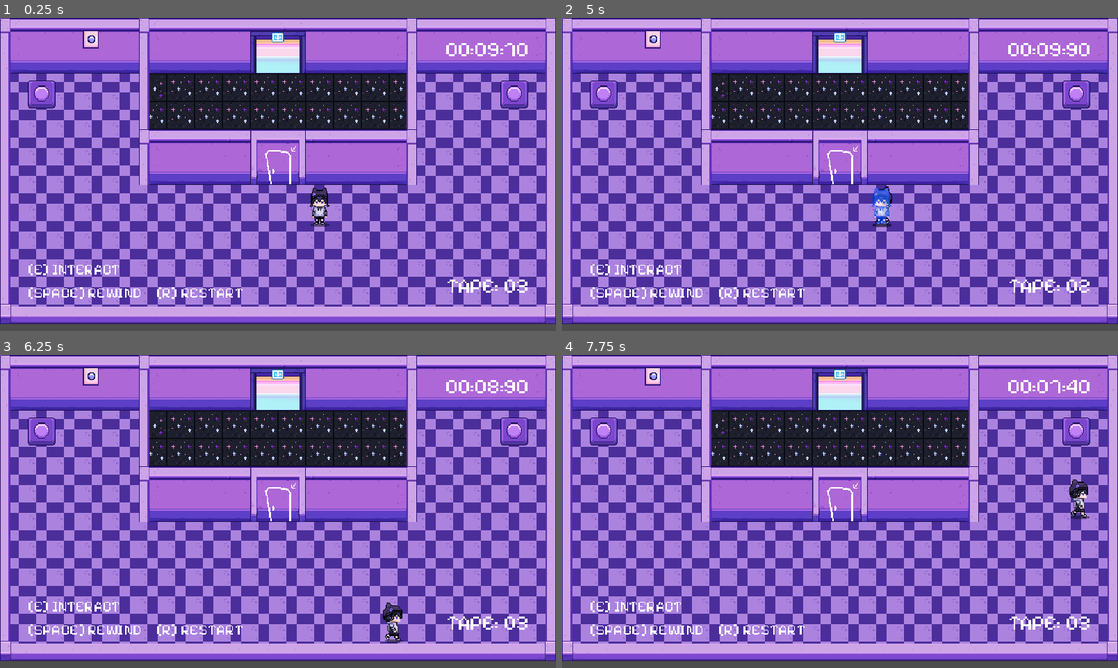
Above: before the commit, frames 1-4 (two rows, left to right).
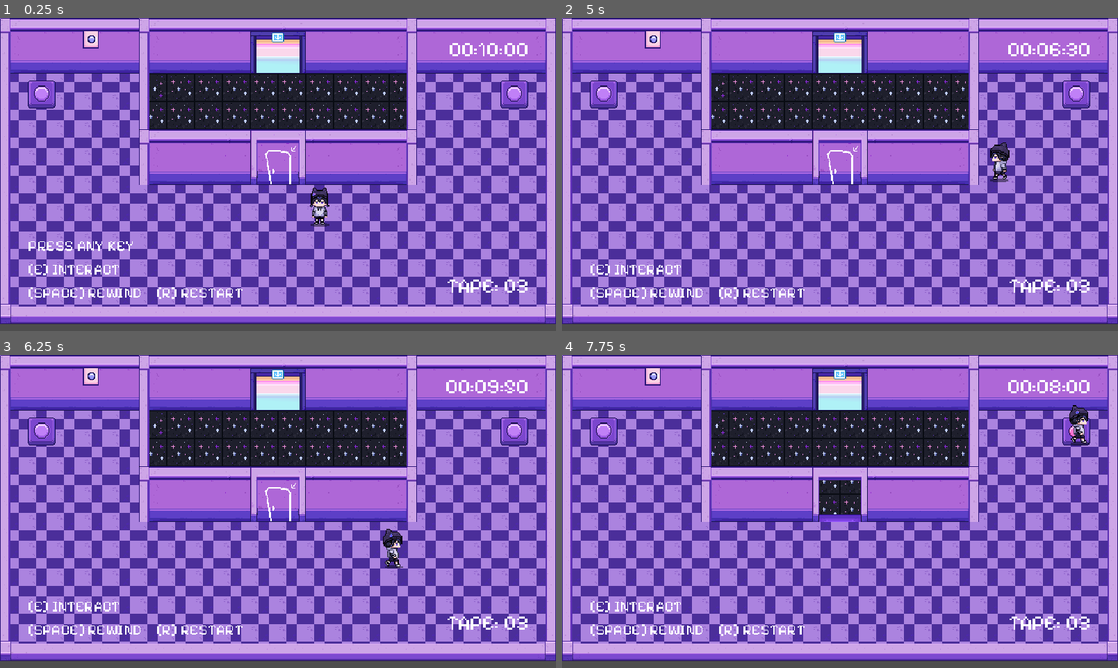
Above: after the commit, the same moments.

Repository: Akramion/jam
Game: Godot game, scene res://levels/test.tscn
Two runs of this game, one before a commit and one after it. Both use one fixed random seed, a clock stepped at 60 frames per second and the inputs below.
Inputs (mouse positions are in pixels of both pictures, inside the frame that each line leads up to):
- Up to frame 1 (0.25 s): no input
- Up to frame 2 (5 s): tap Enter at 0.5 s; move the mouse to (962, 158) at 0.52 s; hold D (move_right) 0.53-1.28 s; hold E (interact) 0.53-1.28 s; click (962, 158) at 0.67 s; move the mouse to (728, 190) at 1.27 s; hold S (move_down) 1.28-2.03 s; tap E (interact) at 1.35, 2.85, 4.35 s; click (728, 190) at 1.42 s; move the mouse to (895, 105) at 2.02 s; hold D (move_right) 2.03-2.78 s; hold E (interact) 2.03-2.78 s; click (895, 105) at 2.17 s; move the mouse to (812, 237) at 2.77 s; hold W (move_up) 2.78-3.53 s; click (812, 237) at 2.92 s; move the mouse to (1006, 221) at 3.52 s; hold E (interact) 3.53-4.28 s; hold A (move_left) from 3.53 s (still down); click (1006, 221) at 3.67 s; tap R (restart_level) at 4.15 s; move the mouse to (673, 127) at 4.27 s; click (673, 127) at 4.42 s; tap Space (restart_recording) at 4.9 s
- Up to frame 3 (6.25 s): move the mouse to (305, 511) at 5.02 s; release A (move_left) at 5.03 s; hold S (move_down) 5.03-5.78 s; hold E (interact) 5.03-5.78 s; click (305, 511) at 5.17 s; tap Enter at 5.75 s; move the mouse to (194, 433) at 5.77 s; hold D (move_right) from 5.78 s (still down); tap E (interact) at 5.85 s; click (194, 433) at 5.92 s
- Up to frame 4 (7.75 s): move the mouse to (962, 495) at 6.52 s; release D (move_right) at 6.53 s; hold W (move_up) 6.53-7.28 s; hold E (interact) 6.53-7.28 s; click (962, 495) at 6.67 s; move the mouse to (728, 527) at 7.27 s; hold D (move_right) from 7.28 s (still down); tap E (interact) at 7.35 s; click (728, 527) at 7.42 s

The runs differ from the first frame. In frame 1, 0.4% of the frame differs, in the area x 5-93%, y 8-75%; in frame 2, 0.7%; in frame 3, 0.6%; in frame 4, 1.6%, in the area x 46-95%, y 8-54%.

Commit message:
ui and start level

Diff:
--- a/misc/game_ui/game_ui.gd
+++ b/misc/game_ui/game_ui.gd
@@ -3,6 +3,7 @@
 
 @onready var timer_label: Label = %TimerLabel
 @onready var clones_label: Label = %ClonesLabel
+@onready var start_label: Label = %StartLabel
 @onready var hint_label: Label = %HintLabel
 @onready var restart_label: Label = %RestartLabel
 
@@ -20,8 +21,17 @@
 
 
 func set_clones(current: int, maximum: int) -> void:
-	var remaining: int = max(maximum - current, 0)
+	var remaining := maxi(maximum - current, 0)
 	clones_label.text = "TAPE: %02d" % remaining
+
+
+func show_start_hint() -> void:
+	start_label.text = "PRESS ANY KEY"
+	start_label.visible = true
+
+
+func hide_start_hint() -> void:
+	start_label.visible = false
 
 
 func set_hint(text: String) -> void:
--- a/misc/game_ui/game_ui.tscn
+++ b/misc/game_ui/game_ui.tscn
@@ -66,6 +66,10 @@
 [node name="VBoxContainer" type="VBoxContainer" parent="Root/LeftBottonMargin" unique_id=52679082]
 layout_mode = 2
 
+[node name="StartLabel" type="Label" parent="Root/LeftBottonMargin/VBoxContainer" unique_id=1860247905]
+unique_name_in_owner = true
+layout_mode = 2
+
 [node name="HintLabel" type="Label" parent="Root/LeftBottonMargin/VBoxContainer" unique_id=164672198]
 unique_name_in_owner = true
 layout_mode = 2
--- a/objects/timeline_manager/timeline_manager.gd
+++ b/objects/timeline_manager/timeline_manager.gd
@@ -12,7 +12,9 @@
 @export var next_level: PackedScene
 @export var transition_delay := 0.5
 
+var level_is_restarting := false
 var level_is_completed := false
+var is_waiting_for_start := true
 
 var cycle_time_left: float
 var spawn_position: Vector2
@@ -24,19 +26,19 @@
 	if level_exit:
 		level_exit.level_completed.connect(_on_level_completed)
 
-	start_cycle.call_deferred()
-
 	if game_ui:
-			if not game_ui.is_node_ready():
-				await game_ui.ready
+		if not game_ui.is_node_ready():
+			await game_ui.ready
 
 			game_ui.set_time(cycle_duration)
 			game_ui.set_clones(clone_count, max_clones)
+			game_ui.show_start_hint()
 			game_ui.set_hint("[E] INTERACT")
 			game_ui.set_restart_hint("[SPACE] REWIND    [R] RESTART")
+	begin_level_preview()
 
 func _physics_process(delta: float) -> void:
-	if level_is_completed:
+	if level_is_completed or level_is_restarting or is_waiting_for_start:
 		return
 
 	cycle_time_left -= delta
@@ -48,7 +50,14 @@
 		finish_cycle()
 
 func _unhandled_input(event: InputEvent) -> void:
-	if level_is_completed:
+	if level_is_completed or level_is_restarting:
+		return
+
+	if is_waiting_for_start:
+		if is_start_input(event):
+			get_viewport().set_input_as_handled()
+			begin_level_play()
+
 		return
 
 	if event.is_action_pressed("restart_level"):
@@ -59,12 +68,18 @@
 		finish_cycle()
 
 func restart_level() -> void:
-	AudioManager.play_restart()
+	if level_is_restarting:
+		return
 
+	level_is_restarting = true
+
+	player.stop_recording()
 	player.set_controls_enabled(false)
 	player.velocity = Vector2.ZERO
 
-	await get_tree().create_timer(1).timeout
+	AudioManager.play_restart()
+
+	await get_tree().create_timer(1.0).timeout
 	get_tree().reload_current_scene()
 
 func start_cycle() -> void:
@@ -78,15 +93,19 @@
 		clone.restart_playback()
 
 func finish_cycle() -> void:
+	if level_is_completed or level_is_restarting:
+		return
+
+	var recording: Array[Dictionary] = player.stop_recording()
+
+	if clone_count >= max_clones:
+		restart_level()
+		return
+
 	AudioManager.play_rewind()
-	var recording: Array[Dictionary] = player.stop_recording()
 
 	if recording.is_empty():
 		start_cycle()
-		return
-
-	if clone_count >= max_clones:
-		print("Клоны закончились")
 		return
 
 	var clone := clone_scene.instantiate()
@@ -126,3 +145,38 @@
 	for object in get_tree().get_nodes_in_group("cycle_resettable"):
 		if object.has_method("reset_for_new_cycle"):
 			object.reset_for_new_cycle()
+
+func begin_level_preview() -> void:
+	is_waiting_for_start = true
+	cycle_time_left = cycle_duration
+
+	player.velocity = Vector2.ZERO
+	player.set_controls_enabled(false)
+
+	if game_ui:
+		game_ui.set_time(cycle_duration)
+		game_ui.show_start_hint()
+
+func begin_level_play() -> void:
+	if not is_waiting_for_start:
+		return
+
+	is_waiting_for_start = false
+	player.set_controls_enabled(true)
+
+	if game_ui:
+		game_ui.hide_start_hint()
+
+	start_cycle()
+
+func is_start_input(event: InputEvent) -> bool:
+	if event is InputEventKey:
+		return event.pressed and not event.echo
+
+	if event is InputEventMouseButton:
+		return event.pressed
+
+	if event is InputEventJoypadButton:
+		return event.pressed
+
+	return false
Not shown, changed: assets/sounds/Jamus music.ogg.import
